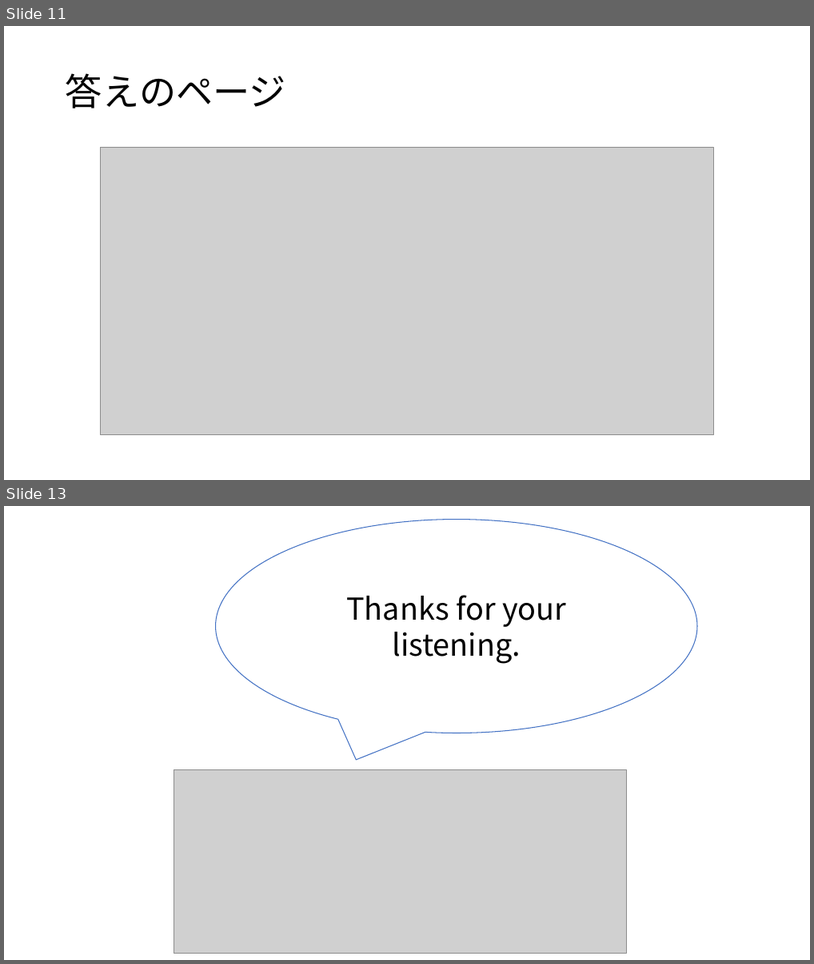
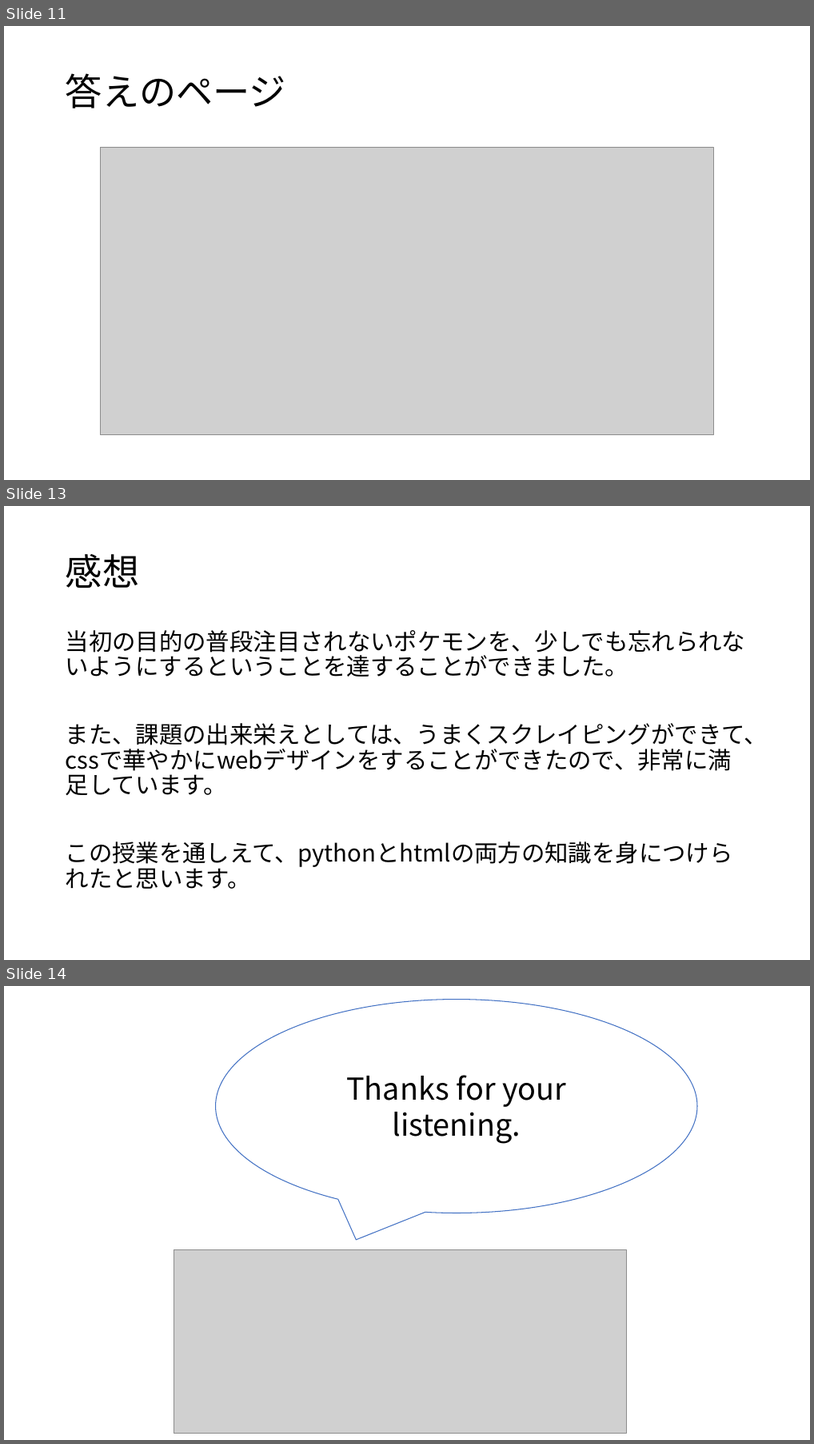
Before and after one commit to YukiHayashi4/Pokemon-2018-7-28, a slide deck: Quiz from Pokemon.pptx. Shown one above the other, each under a label of ours: slides 11 and 13 before the commit, slides 11, 13 and 14 after it; the slides between them are not shown. The pictures are 814x964 and 814x1444 pixels, drawn with LibreOffice and Linux fonts; fonts in the diff are those of the drawing; grey boxes stand for pictures. Boxes give left, top, right and bottom in pixels: in the first picture for what was removed or moved away, otherwise in the second. Text is boxed around its words. In the diff, an @@ line names an element or a change of style, - is before the commit and + after.

```diff
--- a/Quiz from Pokemon.pptx
+++ b/Quiz from Pokemon.pptx
@@ slide 13 added at [4,506,810,960], background #FFFFFF @@
@@ title added at [66,554,139,588], 44 pt, text #000000 @@
+感想
@@ text added at [66,630,768,888], 28 pt, text #000000 @@
+当初の目的の普段注目されないポケモンを、少しでも忘れられないようにするということを達することができました。
+また、課題の出来栄えとしては、うまくスクレイピングができて、cssで華やかにwebデザインをすることができたので、非常に満足しています。
+この授業を通しえて、pythonとhtmlの両方の知識を身につけられたと思います。
@@ what was slide 13 is now slide 14 @@
```
Also in this commit, not shown: 3 slides changed.
